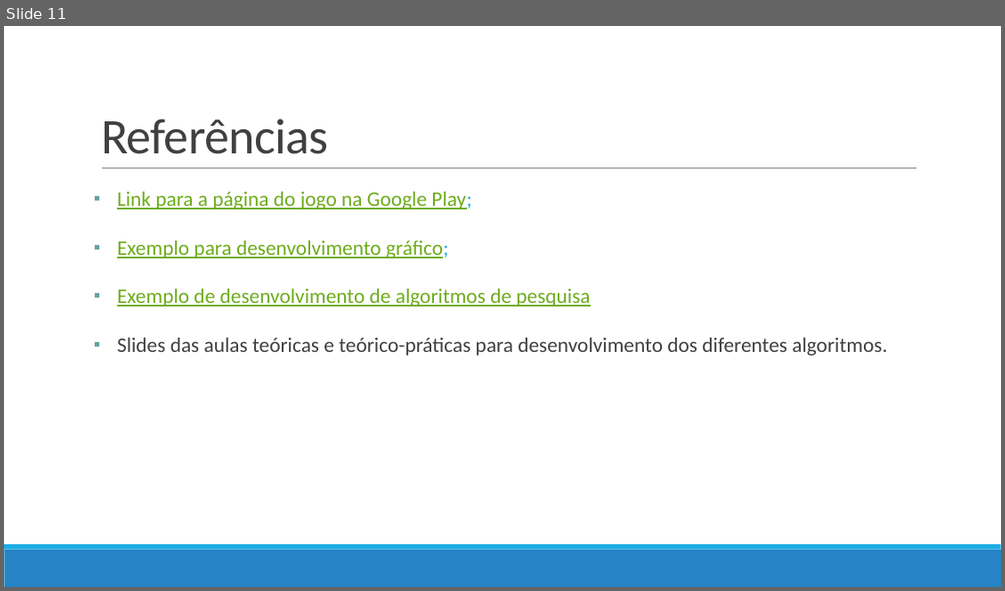
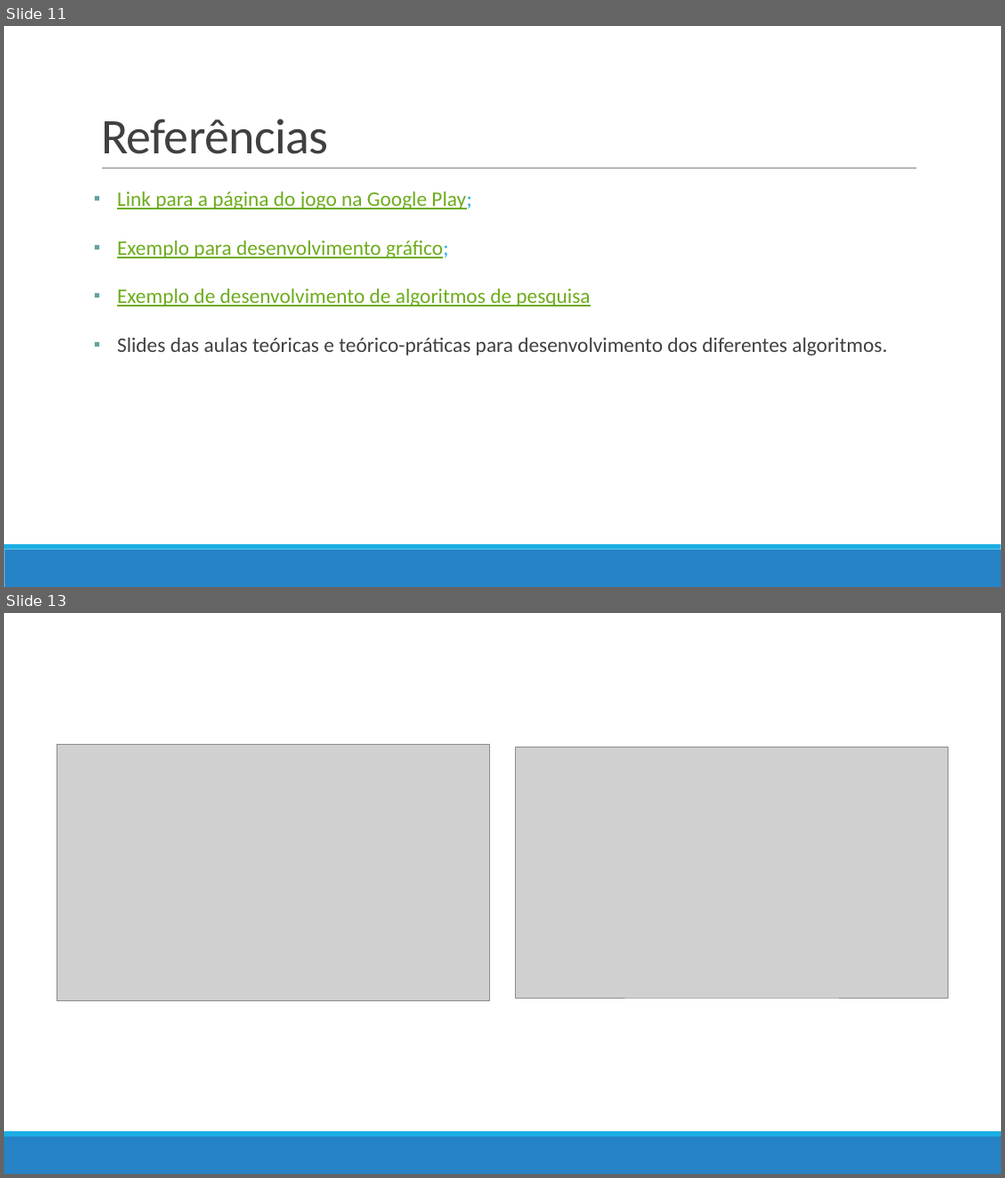
Before and after one commit to pedrovponte/IART-g39, a slide deck: docs/finalpresentation.pptx. Shown one above the other, each under a label of ours: slide 11 before the commit, slides 11 and 13 after it; the slides between them are not shown. The pictures are 1005x591 and 1005x1178 pixels, drawn with LibreOffice and Linux fonts; fonts in the diff are those of the drawing; grey boxes stand for pictures. Boxes give left, top, right and bottom in pixels: in the first picture for what was removed or moved away, otherwise in the second. Text is boxed around its words. In the diff, an @@ line names an element or a change of style, - is before the commit and + after.

```diff
--- a/docs/finalpresentation.pptx
+++ b/docs/finalpresentation.pptx
@@ slide 13 added at bbox=[4, 613, 1001, 1174], background #FFFFFF @@
@@ rectangle added at bbox=[4, 613, 1001, 1174], fill #FFFFFF @@
@@ picture added at bbox=[57, 744, 489, 1000] @@
@@ picture added at bbox=[516, 747, 948, 998] @@
@@ rectangle added at bbox=[4, 1131, 1001, 1136], fill #1CADE4 @@
@@ rectangle added at bbox=[4, 1136, 1001, 1174], fill #2683C6 @@
```
Also in this commit, not shown: 7 slides changed, 1 other slide added, 4 other files.
